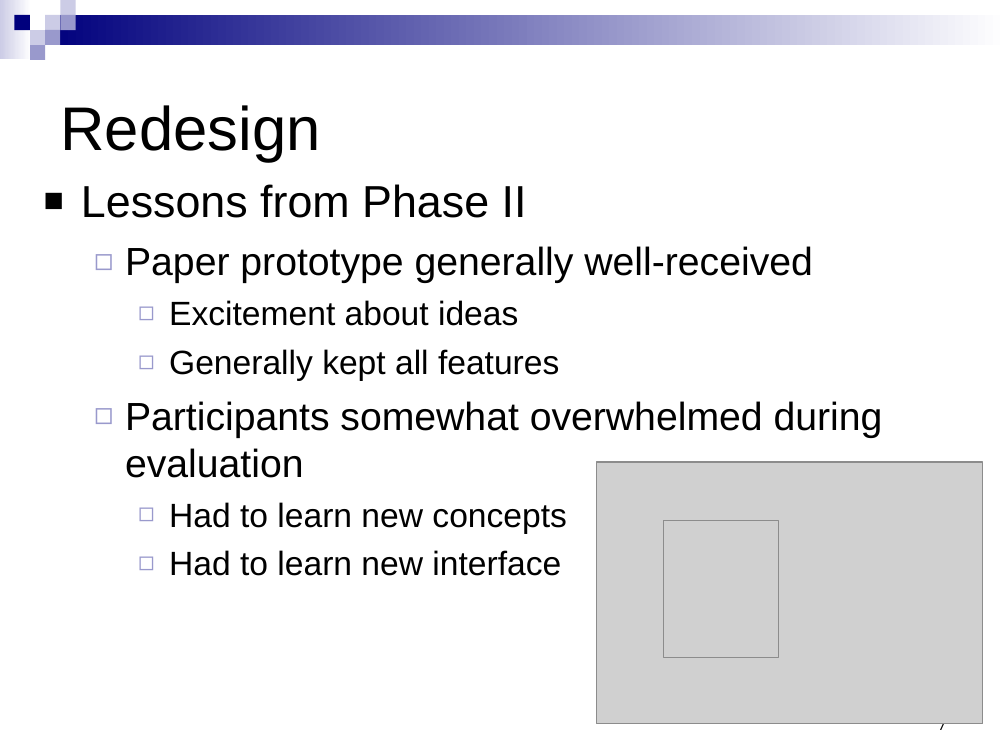
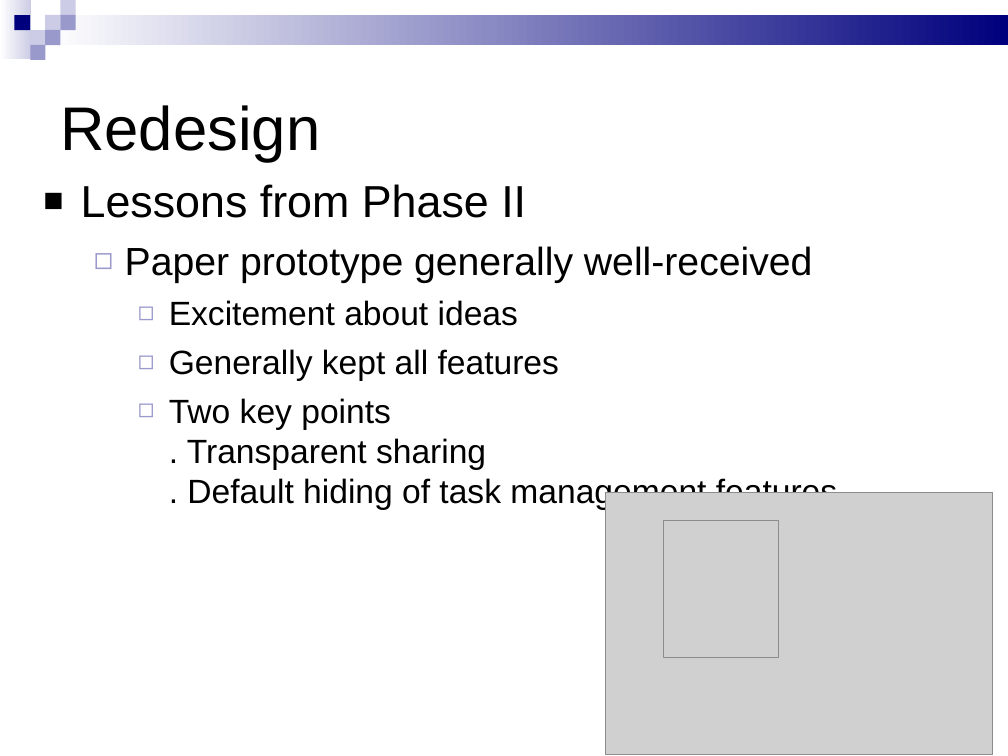
Before and after one commit to yatsek/tabfour, a slide deck: slide 8 of Tab4/doc/544 Phase 3 presentation - new.ppt (slide 7 before the commit). Drawn at 1008x756 pixels with LibreOffice and Linux fonts; fonts in the diff are those of the drawing; grey boxes stand for pictures. Boxes give left, top, right and bottom in pixels: in the first picture for what was removed or moved away, otherwise in the second. Text is boxed around its words. In the diff, an @@ line names an element or a change of style, - is before the commit and + after.

Commit message:
Updated presentation

```diff
--- a/Tab4/doc/544 Phase 3 presentation - new.ppt
+++ b/Tab4/doc/544 Phase 3 presentation - new.ppt
@@ rectangle at bbox=[0, 0, 31, 58]: fill gradient #FFFFFF to #CCCCE6 to gradient #CCCCE6 to #FFFFFF @@
@@ rectangle at bbox=[45, 15, 1008, 45]: fill gradient #FFFFFF to #00007D to gradient #00007D to #FFFFFF @@
@@ text at bbox=[169, 398, 837, 510]: text changed; size 28 to 24 pt @@
-  ◻ Participants somewhat overwhelmed during evaluation
-    ◻ Had to learn new concepts
-    ◻ Had to learn new interface
+    ◻ Two key points
+      . Transparent sharing
+      . Default hiding of task management features
@@ picture: place and size @@
-picture at bbox=[597, 462, 983, 724]
+picture at bbox=[606, 492, 992, 754]
@@ page number removed at bbox=[937, 723, 947, 734] @@
-7
```
Also in this commit, not shown: 24 other slides changed, 1 slide added.
